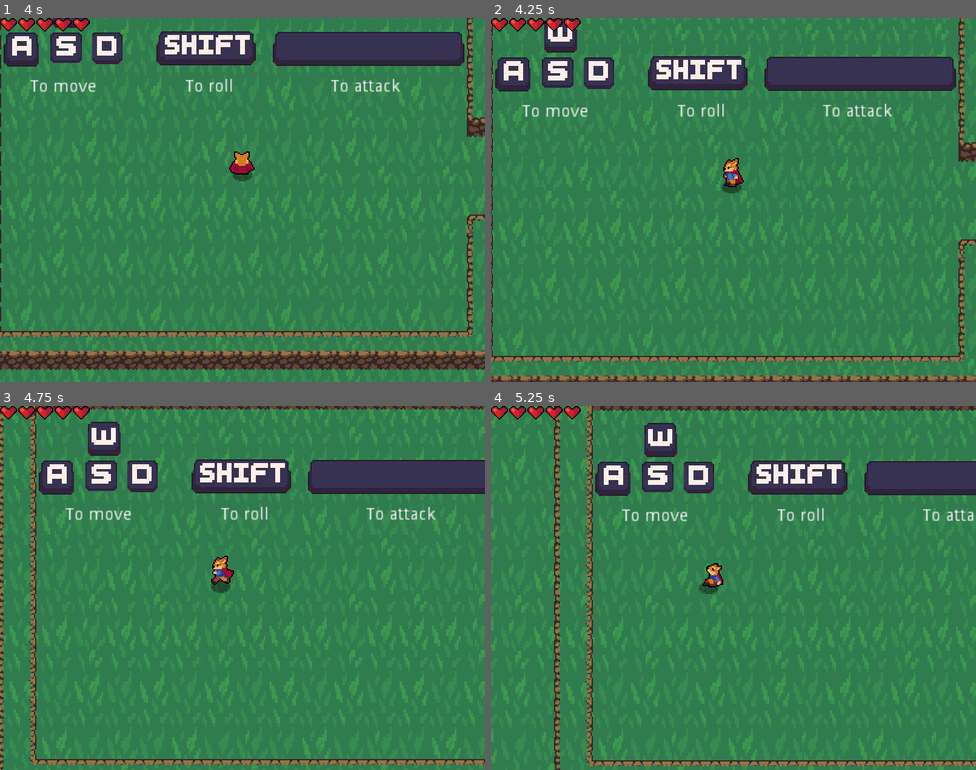
Above: before the commit, frames 1-4 (two rows, left to right).
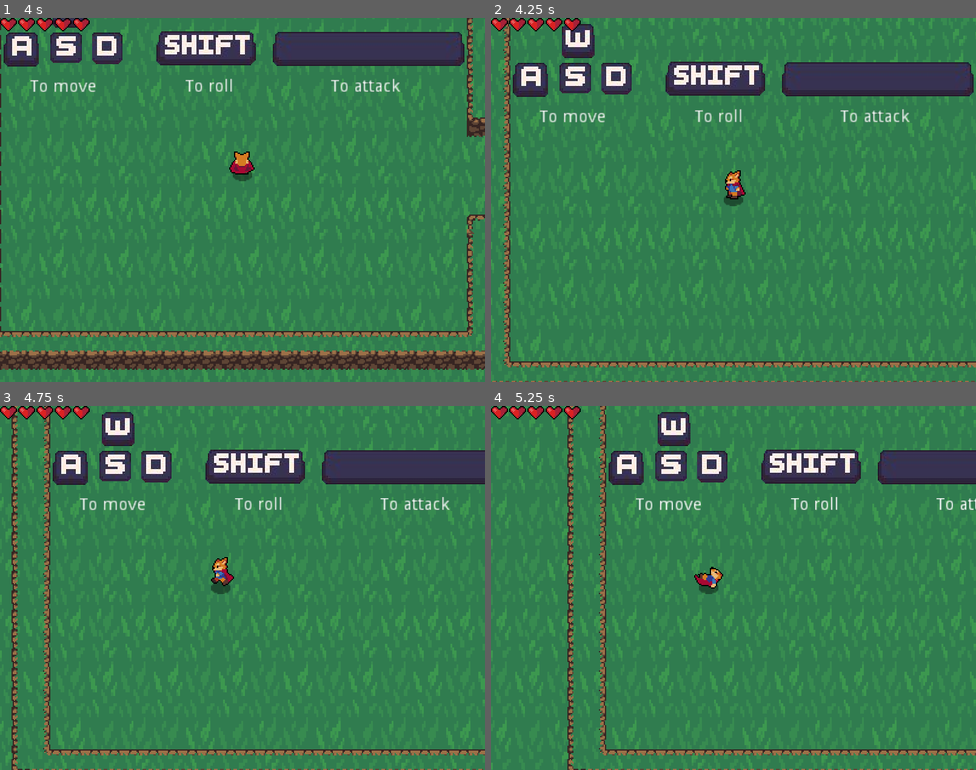
Above: after the commit, the same moments.

Repository: PulteaRobert/proiectinfo
Game: Godot game, scene res://src/Tutorial.tscn
The game is run twice, just before and just after one commit, with the same random seed, the same clock (stepped at 60 frames per second) and the same inputs.
Inputs:
- Up to frame 1 (4 s): tap Enter at 0.5 s; hold Right (ui_right) 0.53-1.28 s; tap Space (attack) at 0.6, 2.1, 3.6 s; hold Down (ui_down) 1.28-2.03 s; tap Shift (roll) at 1.35, 2.85 s; hold Right (ui_right) 2.03-2.78 s; hold Up (ui_up) 2.78-3.53 s; hold Left (ui_left) from 3.53 s (still down)
- Up to frame 2 (4.25 s): keep holding Left (ui_left); tap R (ui_restart, bound only after the commit) at 4.15 s
- Up to frame 3 (4.75 s): keep holding Left (ui_left); tap Shift (roll) at 4.35 s
- Up to frame 4 (5.25 s): release Left (ui_left) at 5.03 s; hold Down (ui_down) from 5.03 s (still down); tap Space (attack) at 5.1 s

Frame 1 is identical in both runs. In frame 2, 22% of the frame differs, in the area x 0-100%, y 0-100%; in frame 3, 24%; in frame 4, 24%.

Commit message:
added restart

Diff:
--- a/Characters/Player/Player.gd
+++ b/Characters/Player/Player.gd
@@ -26,6 +26,11 @@
 	stats.connect("no_health", self, "queue_free")
 	animationTree.active = true
 	swordHitbox.knockback_vector = roll_vector
+
+
+func _unhandled_input(event):
+	if event.is_action_pressed("ui_restart"):
+		get_tree().reload_current_scene()
 
 func _physics_process(delta):
 	match state:
--- a/Hitboxes and Hurtboxes/Hurtbox.gd
+++ b/Hitboxes and Hurtboxes/Hurtbox.gd
@@ -19,6 +19,7 @@
 	self.invincible = true
 	timer.start(duration)
 
+# warning-ignore:unused_argument
 func create_hit_effect(area):
 	var effect = HitEffect.instance()
 	var main = get_tree().current_scene
--- a/project.godot
+++ b/project.godot
@@ -94,6 +94,12 @@
 "events": [ Object(InputEventKey,"resource_local_to_scene":false,"resource_name":"","device":0,"alt":false,"shift":false,"control":false,"meta":false,"command":false,"pressed":false,"scancode":16777237,"unicode":0,"echo":false,"script":null)
  ]
 }
+ui_restart={
+"deadzone": 0.5,
+"events": [ Object(InputEventKey,"resource_local_to_scene":false,"resource_name":"","device":0,"alt":false,"shift":false,"control":false,"meta":false,"command":false,"pressed":false,"scancode":82,"unicode":0,"echo":false,"script":null)
+, Object(InputEventKey,"resource_local_to_scene":false,"resource_name":"","device":0,"alt":false,"shift":false,"control":false,"meta":false,"command":false,"pressed":false,"scancode":16777351,"unicode":0,"echo":false,"script":null)
+ ]
+}
 
 [layer_names]
 
--- a/src/Level1.gd
+++ b/src/Level1.gd
@@ -1,9 +1,11 @@
 extends Node2D
+
 
 func _ready():
 	yield(get_tree().create_timer(1.0), "timeout")
 	$Area2D/CollisionShape2D.disabled = false
 
 
+# warning-ignore:unused_argument
 func _on_Area2D_body_entered(body):
 	$Congrats.play()
Not shown, changed: export_presets.cfg
Not shown, changed: Proiect_Info.exe
Not shown, changed: Proiect_Info.pck
Not shown, added: Proiect_Info.rar
Not shown, added: ProjectVulpes.exe
Not shown, added: ProjectVulpes.pck
